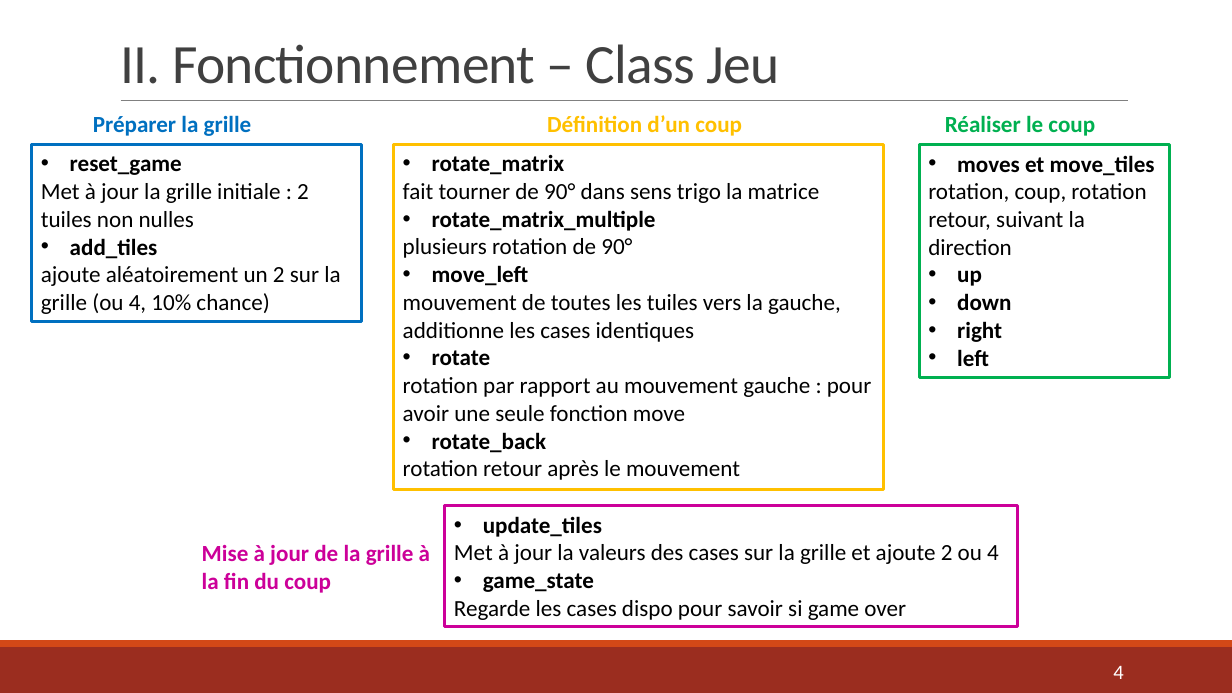
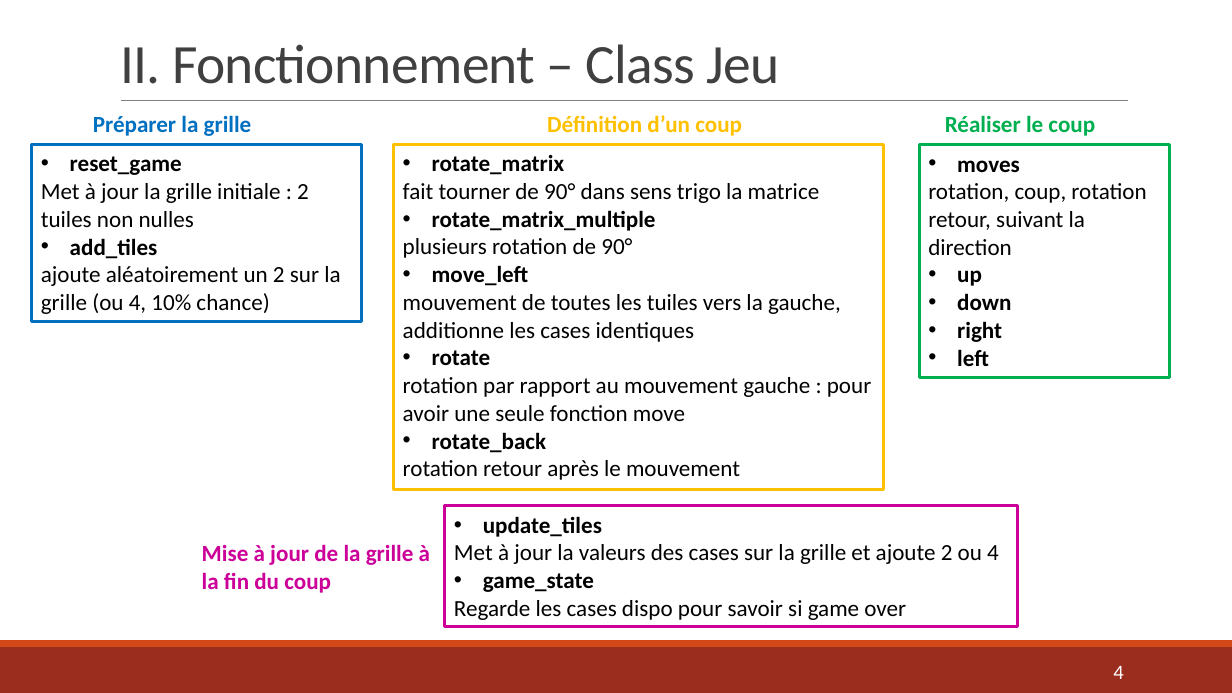
Before and after one commit to AlexandraDarco/prog_2048, a slide deck: slide 4 of Projet Info – Jeu 2048.pptx. Drawn at 1232x693 pixels with LibreOffice and Linux fonts; fonts in the diff are those of the drawing. Boxes give left, top, right and bottom in pixels: in the first picture for what was removed or moved away, otherwise in the second. Text is boxed around its words. In the diff, an @@ line names an element or a change of style, - is before the commit and + after.

```diff
--- a/Projet Info – Jeu 2048.pptx
+++ b/Projet Info – Jeu 2048.pptx
@@ text in rectangle at (x1=957, y1=160, x2=1020, y2=172): text changed @@
-• moves et move_tiles
+• moves
```
Also in this commit, not shown: 4 other slides changed, 1 other file.
